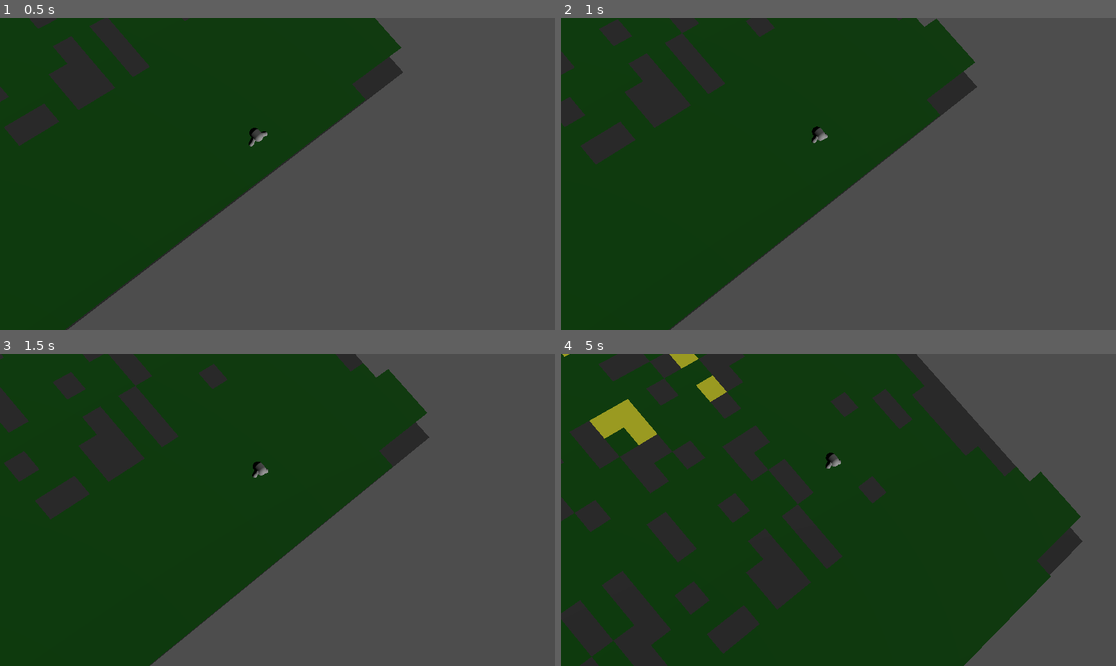
Above: before the commit, frames 1-4 (two rows, left to right).
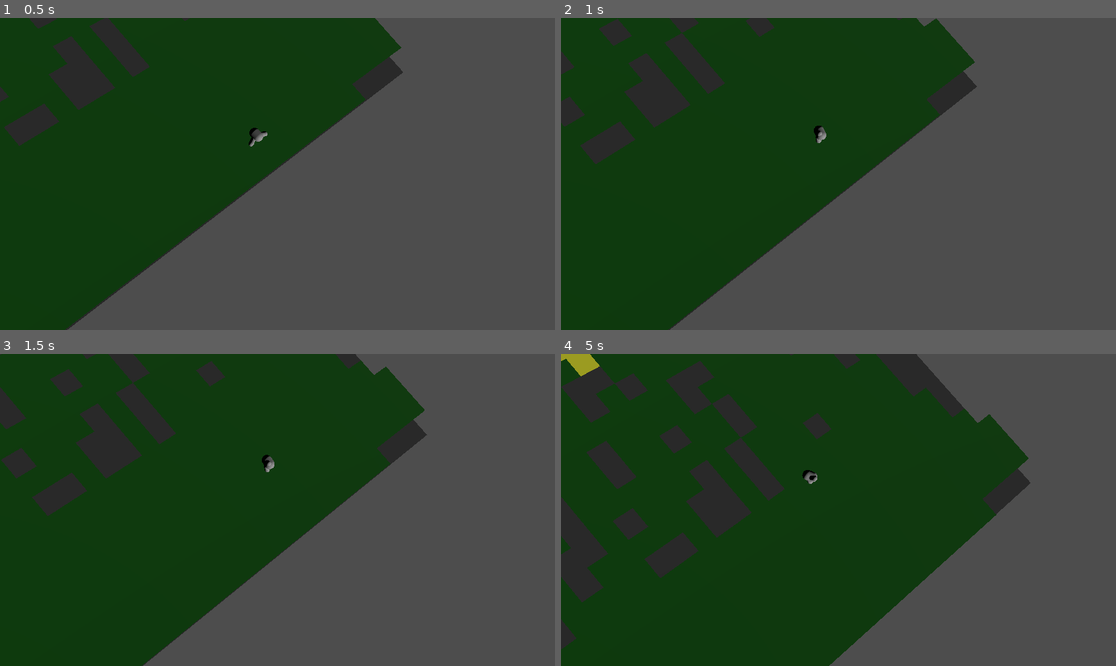
Above: after the commit, the same moments.

Repository: flatweb/gwj90Murat
Game: Godot game, scene res://game.tscn
The game is run twice, just before and just after one commit, with the same random seed, the same clock (stepped at 60 frames per second) and the same inputs.
Inputs:
- Up to frame 1 (0.5 s): no input
- Up to frame 2 (1 s): hold Right (droite) from 0.53 s (still down); tap Z (attente) at 0.6 s
- Up to frame 3 (1.5 s): release Right (droite) at 1.28 s; hold Left (gauche) from 1.28 s (still down); tap Z (attente) at 1.35 s
- Up to frame 4 (5 s): release Left (gauche) at 2.03 s; hold Right (droite) 2.03-3.53 s; tap Z (attente) every 0.75 s from 2.1 to 4.35 s; hold Left (gauche) from 3.53 s (still down)

Frame 1 is identical in both runs. In frame 2, 0.3% of the frame differs, in the area x 0-75%, y 0-100%; in frame 3, 2.2%; in frame 4, 34%, in the area x 0-94%, y 0-100%.

Commit message:
Mise en attente de l'oiseau en boucle sur place #9

Diff:
--- a/oiseau.gd
+++ b/oiseau.gd
@@ -7,7 +7,9 @@
 # angle de rotation par seconde lors d'un virage
 const ANGLE_VIRAGE = 1.2
 # facteur de rotation pour ne pas sortir de la zone
-const FACTEUR_CORRECTION = 4.0
+const FACTEUR_CORRECTION = 3.0
+# facteur de rotation pour l'attente en boucle, rotation lente
+const FACTEUR_ATTENTE = 0.7
 
 # Vitesse de vol horizontal
 var speedfront : float = 4.0 / 2
@@ -16,7 +18,7 @@
 # limite en +X ou -X de la position de l'oiseau
 var limite_x : float = 10.0 # valeur arbitraire à fixer par set_limite_x
 # de quel côté on a atteint la limite ?
-var angle_correction = 0
+var autorotspeed = 0
 
 enum action { AUCUNE, CORRECTION, ATTENTE, LOOPING }
 
@@ -57,17 +59,49 @@
 func looping():
 	pass
 
+func calc_rot_speed(act : action, facteur : float) -> float :
+		var signx : int
+		if position.x == 0:
+			signx = randi_range(0,1)*2-1
+		else :
+			signx = sign(position.x)
+		var signz = -1
+		if speedVect.z != 0 :
+			signz = sign(speedVect.z)
+		var rotspeed : float = -signz*signx*facteur
+		#print ("rotspeed auto=", rotspeed)
+		return rotspeed
+
 func attente():
-	enaction = true
-	actionencours == action.CORRECTION
-	pass
+	if enaction == false :
+		enaction = true
+		actionencours = action.ATTENTE
+		var ecartx : int
+		if position.x == 0:
+			ecartx = randi_range(0,1)*2-1
+		else :
+			ecartx = sign(position.x)
+		autorotspeed = calc_rot_speed(actionencours,FACTEUR_ATTENTE)
+		#print ("angle auto=", angle_correction)
+
+func correction():
+	if enaction == false :
+		enaction = true
+		actionencours = action.CORRECTION
+		autorotspeed = calc_rot_speed(actionencours,FACTEUR_CORRECTION)
+		#print ("angle auto=", angle_correction)
 
 func _process(_delta):
-	if Input.is_action_just_pressed("attente"):
+	if Input.is_action_just_pressed("attente",true):
 		attente()
 
 func _physics_process(delta: float) -> void:
 	var change = Input.get_axis("droite","gauche")
+
+	if enaction and actionencours == action.ATTENTE and change != 0:
+		# sortie du mode attente, pour se remettre dans l'axe
+		enaction = false
+		correction()
 
 	if not enaction:
 		if change != 0:
@@ -80,21 +114,24 @@
 				$Forme.rotation.z = 0
 			else:
 				$Forme.rotate_z(-sign($Forme.rotation.z)*ROTBACKSPEED*delta)
-	elif enaction and actionencours == action.CORRECTION:
-		#print ("",speedVect.z," angle ",angle_correction)
-		virage(angle_correction,delta)
-		if abs(rotation.y) <= 0.01 :
-			enaction = false
-			angle_correction = 0.0
+	elif enaction:
+		virage(autorotspeed,delta)
+		if actionencours == action.CORRECTION:
+			#print ("",speedVect.z," angle ",angle_correction)
+			if abs(rotation.y) <= 0.01 :
+				enaction = false
+				# on repart tout droit
+				autorotspeed = 0.0
+		elif actionencours == action.ATTENTE:
+			# on laisse tourner
+			pass
 
 	# S'assurer qu'on ne va pas toucher les limites en X de la zone de vol
 	if not enaction and abs(speedVect.x * 3.0 + position.x) > limite_x :
 		# on approche trop du bord
 		# on force un virage
-		angle_correction = -sign(speedVect.z)* sign(position.x)*FACTEUR_CORRECTION
-		virage(angle_correction,delta)
-		enaction = true
-		actionencours = action.CORRECTION
+		correction()
+		virage(autorotspeed,delta)
 
 	# On pourrait aussi tester par rapport à des CollisionShapes latérales sur le game
 	#move_and_collide(speedVect*???, true)
